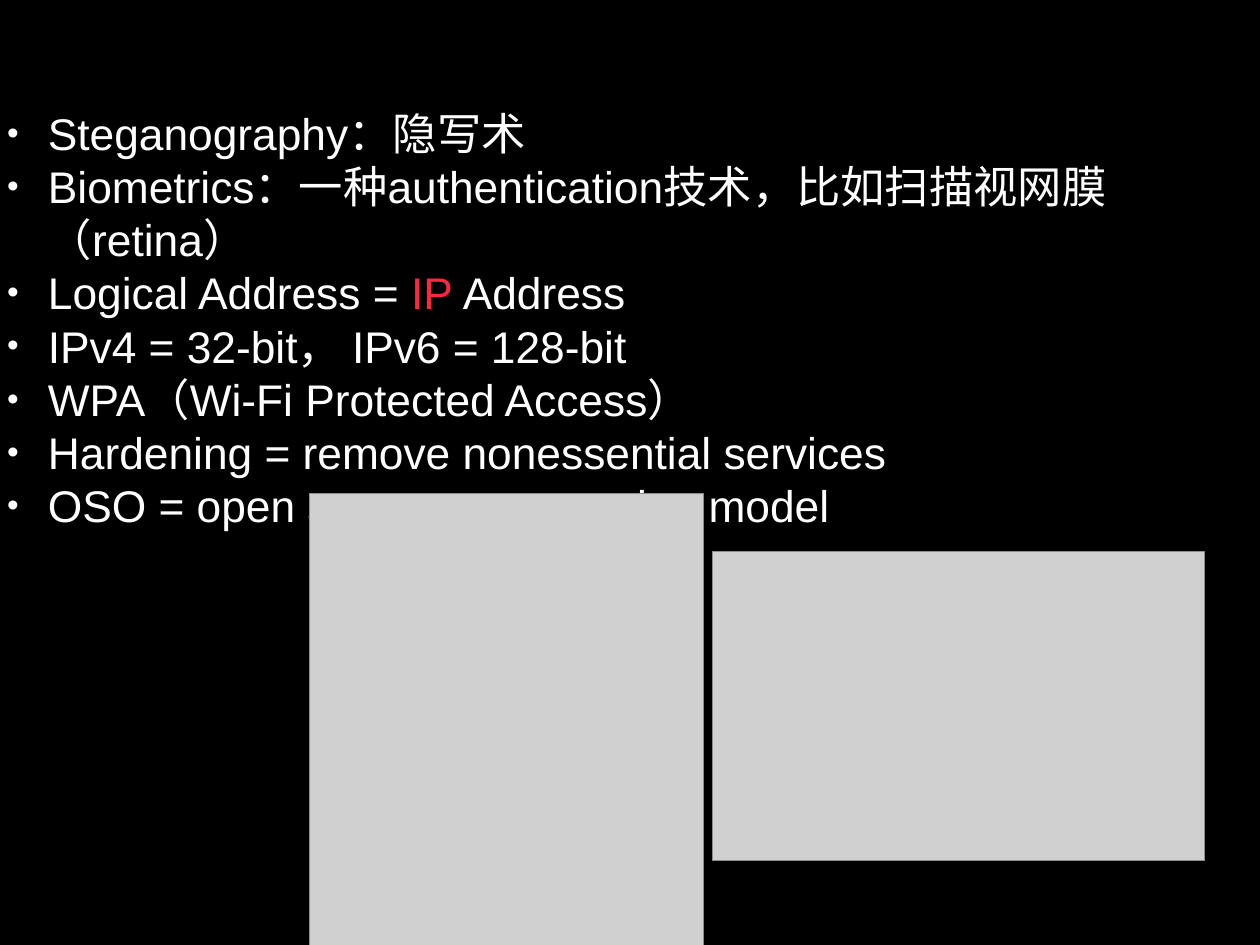
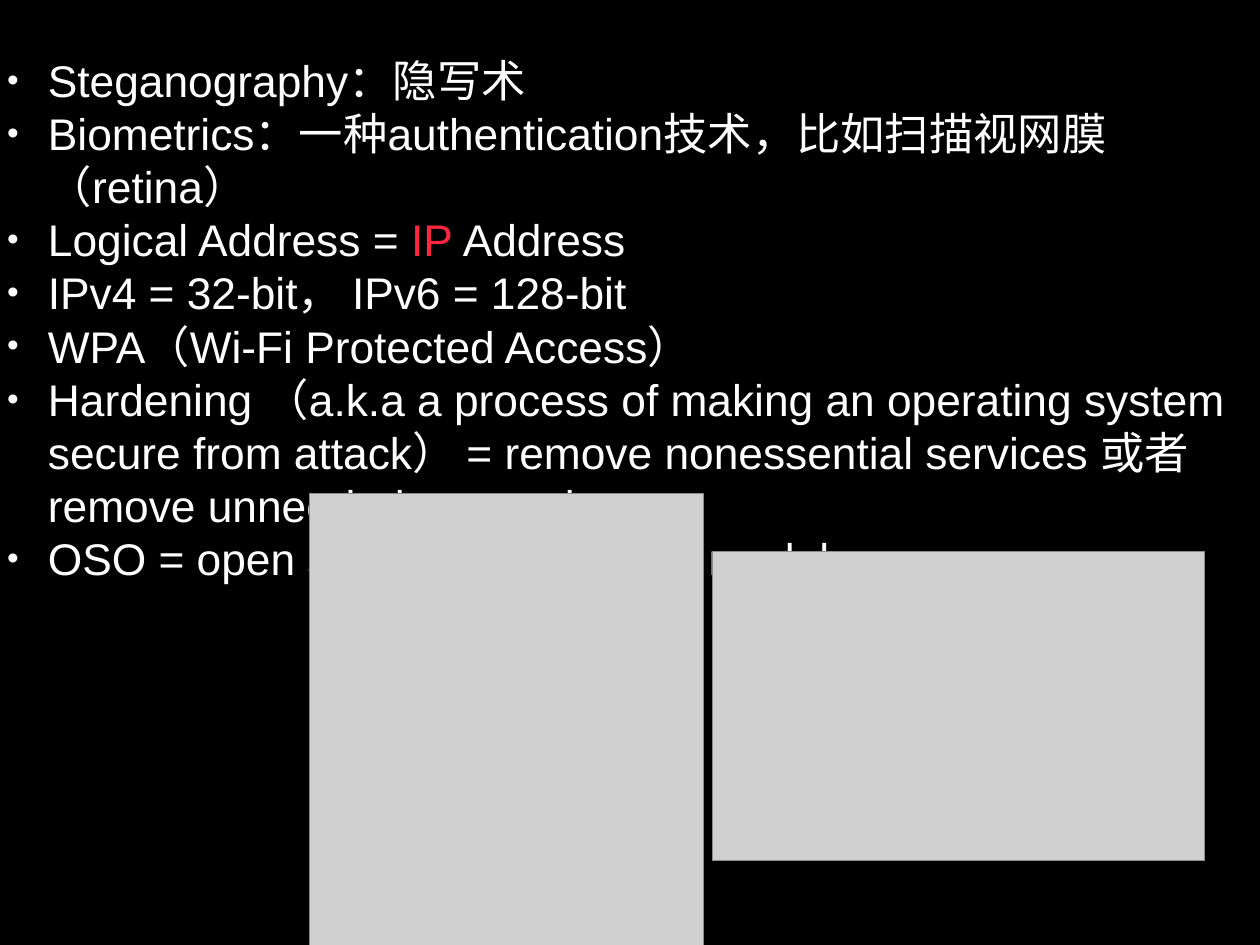
Before and after one commit to legend507/CommonSense, a slide deck: slide 2 of LearningNote/CEH/CEH.pptx. Drawn at 1260x945 pixels with LibreOffice and Linux fonts; fonts in the diff are those of the drawing; grey boxes stand for pictures. Boxes give left, top, right and bottom in pixels: in the first picture for what was removed or moved away, otherwise in the second. Text is boxed around its words. In the diff, an @@ line names an element or a change of style, - is before the commit and + after.

```diff
--- a/LearningNote/CEH/CEH.pptx
+++ b/LearningNote/CEH/CEH.pptx
@@ text "Steganography：隐写术": place and size @@
-text "Steganography：隐写术" at bbox=[48, 114, 1106, 531]
+text "Steganography：隐写术" at bbox=[48, 61, 1224, 584]
@@ text at bbox=[48, 378, 1224, 530]: text changed @@
-• Hardening = remove nonessential services
+• Hardening （a.k.a a process of making an operating system secure from attack） = remove nonessential services 或者 remove unneeded protocols
```
Also in this commit, not shown: 5 other slides changed, 1 other file.
